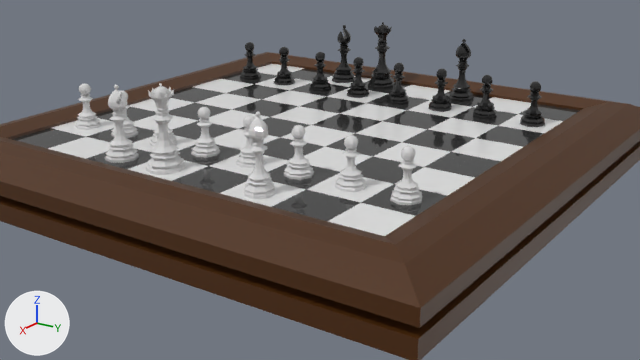
The Blender file Blends/Chess Set/Objects/chess_scene.blend: old version first, new version second.
Both versions are drawn from the file's camera 'Camera'. Lighting does not change. The marker at lower left points along +X, +Y and +Z.

Objects in the first picture: 'Bishop', 'Bishop.001', 'Bishop.002', 'Bishop.003', 'Board', 'Board_Frame', 'Pawn', 'Pawn.001', 'Pawn.002', 'Pawn.004', 'Queen', 'Queen.001'.
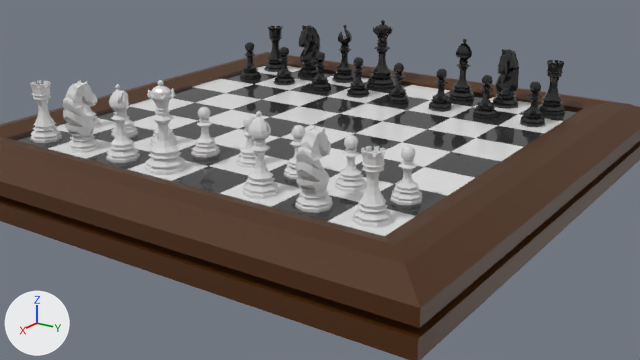
What the commit changed:
Mesh me_cylinder_015 is new.
It has 240 vertices, 202 faces and spans x -0.017..0.017, y -0.015..0.015, z 0.0..0.0629.
It uses material mat_black (black #242424).
Mesh me_cylinder_014 is new.
It has 240 vertices, 202 faces and spans x -0.017..0.017, y -0.015..0.015, z 0.0..0.0629.
It uses material mat_white (light grey #dbdbdb).
Mesh me_cylinder_013 is new.
It has 398 vertices, 305 faces and spans x -0.0201..0.0167, y -0.015..0.015, z 0.0..0.0638.
It uses material mat_black (black #242424).
Mesh me_cylinder_012 is new.
It has 398 vertices, 305 faces and spans x -0.0201..0.0167, y -0.015..0.015, z 0.0..0.0638.
It uses material mat_white (light grey #dbdbdb).
Object 'Bishop' (ob_bishop) moves from (0.212, 0.09, 0.0) to (0.21, -0.09, 0.0).
Object 'Bishop' (ob_bishop) turns from (0, 0, -162) to (0, 0, 139) degrees about x, y and z.
Object 'Bishop' (ob_bishop) is rescaled from (1.0, 1.0, 1.0) to (1.0, 1.13, 1.0).
Object 'Bishop.001' (ob_bishop_001) moves from (0.212, -0.09, 0.0) to (0.21, 0.09, 0.0).
Object 'Bishop.001' (ob_bishop_001) turns from (0, 0, 143) to (0, 0, 180) degrees about x, y and z.
Object 'Bishop.001' (ob_bishop_001) is rescaled from (1.0, 1.0, 1.0) to (1.0, 1.13, 1.0).
Object 'Bishop.002' (ob_bishop_002) turns from (0, 0, -44) to (0, 0, 0) degrees about x, y and z.
Object 'Bishop.002' (ob_bishop_002) moves from (-0.208, -0.09, 0.0) to (-0.21, 0.09, 0.0).
Object 'Bishop.003' (ob_bishop_003) moves from (-0.208, 0.09, 0.0) to (-0.21, -0.09, 0.0).
Object 'Bishop.003' (ob_bishop_003) turns from (0, 0, -19) to (0, 0, -54) degrees about x, y and z.
Object 'Bishop.003' (ob_bishop_003) is rescaled from (1.0, 1.0, 1.0) to (1.0, 1.13, 1.0).
Object 'Queen' (ob_queen) is rescaled from (1.21, 1.21, 1.21) to (1.21, 1.37, 1.21).
Object 'Queen.001' (ob_queen_001) is rescaled from (1.21, 1.21, 1.21) to (1.21, 1.37, 1.21).
Object 'Rook.003' (ob_rook_003) is new; it shows me_cylinder_015.
Its location is (-0.21, -0.21, 0.0).
Its scale is (1.0, 1.14, 1.0).
Object 'Rook.002' (ob_rook_002) is new; it shows me_cylinder_015.
Its location is (-0.21, 0.21, 0.0).
Its scale is (1.0, 1.14, 1.0).
Object 'Rook.001' (ob_rook_001) is new; it shows me_cylinder_014.
Its location is (0.21, -0.21, 0.0).
Its scale is (1.0, 1.14, 1.0).
Object 'Rook' (ob_rook) is new; it shows me_cylinder_014.
Its location is (0.21, 0.21, 0.0).
Its scale is (1.0, 1.14, 1.0).
Object 'Knight.003' (ob_knight_003) is new; it shows me_cylinder_013.
Its location is (-0.21, -0.15, 0.0).
Its rotation in degrees is (0, 0, 180).
Its scale is (1.13, 1.13, 1.13).
Object 'Knight.002' (ob_knight_002) is new; it shows me_cylinder_013.
Its location is (-0.21, 0.15, 0.0).
Its rotation in degrees is (0, 0, 180).
Its scale is (1.13, 1.13, 1.13).
Object 'Knight.001' (ob_knight_001) is new; it shows me_cylinder_012.
Its location is (0.21, 0.15, 0.0).
Its scale is (1.13, 1.13, 1.13).
Object 'Knight' (ob_knight) is new; it shows me_cylinder_012.
Its location is (0.21, -0.15, 0.0).
Its scale is (1.13, 1.13, 1.13).

What differs and where, as boxes [x1, y1, x2, y2] in the pictures (640 x 360 px):
'Bishop.001', moved, turned, rescaled
    before: [105, 85, 139, 163]
    after: [242, 111, 279, 199]
'Bishop', moved, turned, rescaled
    before: [244, 112, 275, 199]
    after: [106, 84, 140, 163]
'Knight.001', added
    after: [295, 125, 333, 213]
'Queen', rescaled (7% wider)
    before: [146, 83, 185, 175]
    after: [145, 80, 187, 175]
'Rook', added
    after: [352, 146, 391, 228]
'Knight', added
    after: [62, 80, 100, 153]
'Bishop.002', moved, turned
    before: [332, 25, 355, 83]
    after: [449, 39, 474, 102]
'Bishop.003', moved, turned, rescaled
    before: [448, 39, 474, 102]
    after: [332, 25, 355, 83]
'Knight.002', added (black)
    after: [492, 49, 519, 109]
'Rook.001', added
    after: [30, 81, 62, 143]
'Queen.001', rescaled (7% wider)
    before: [368, 22, 395, 89]
    after: [367, 20, 396, 90]
'Rook.002', added (black)
    after: [538, 60, 565, 116]
'Knight.003', added (black)
    after: [298, 25, 320, 78]
'Rook.003', added (black)
    after: [264, 26, 283, 72]
